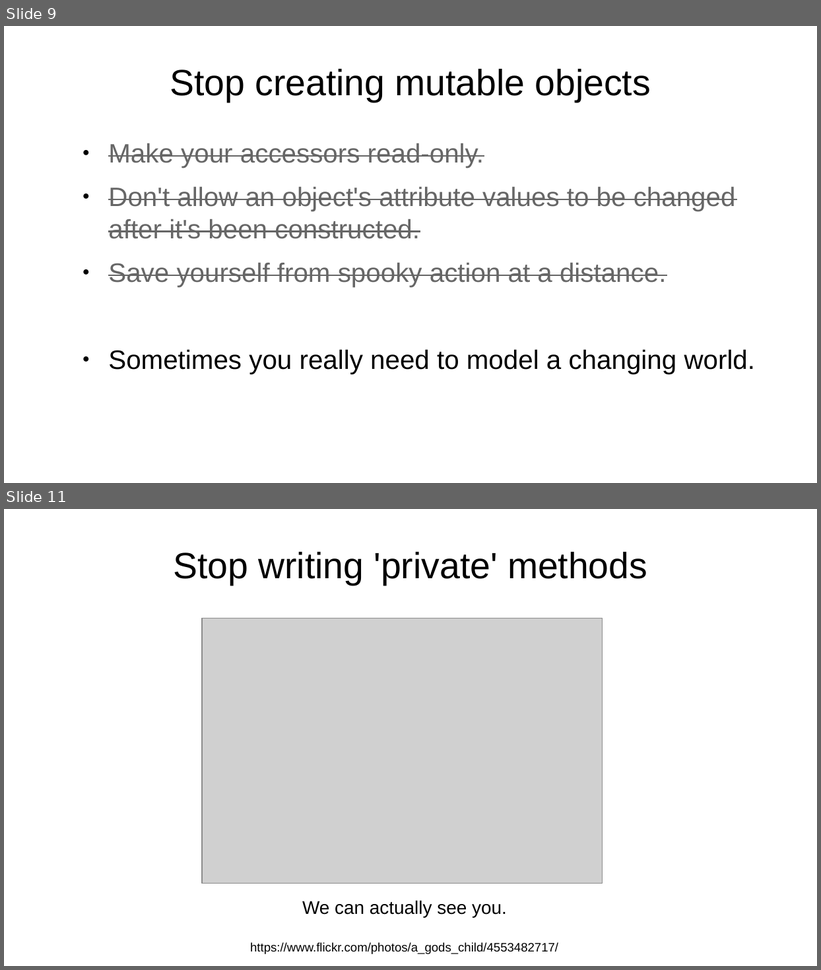
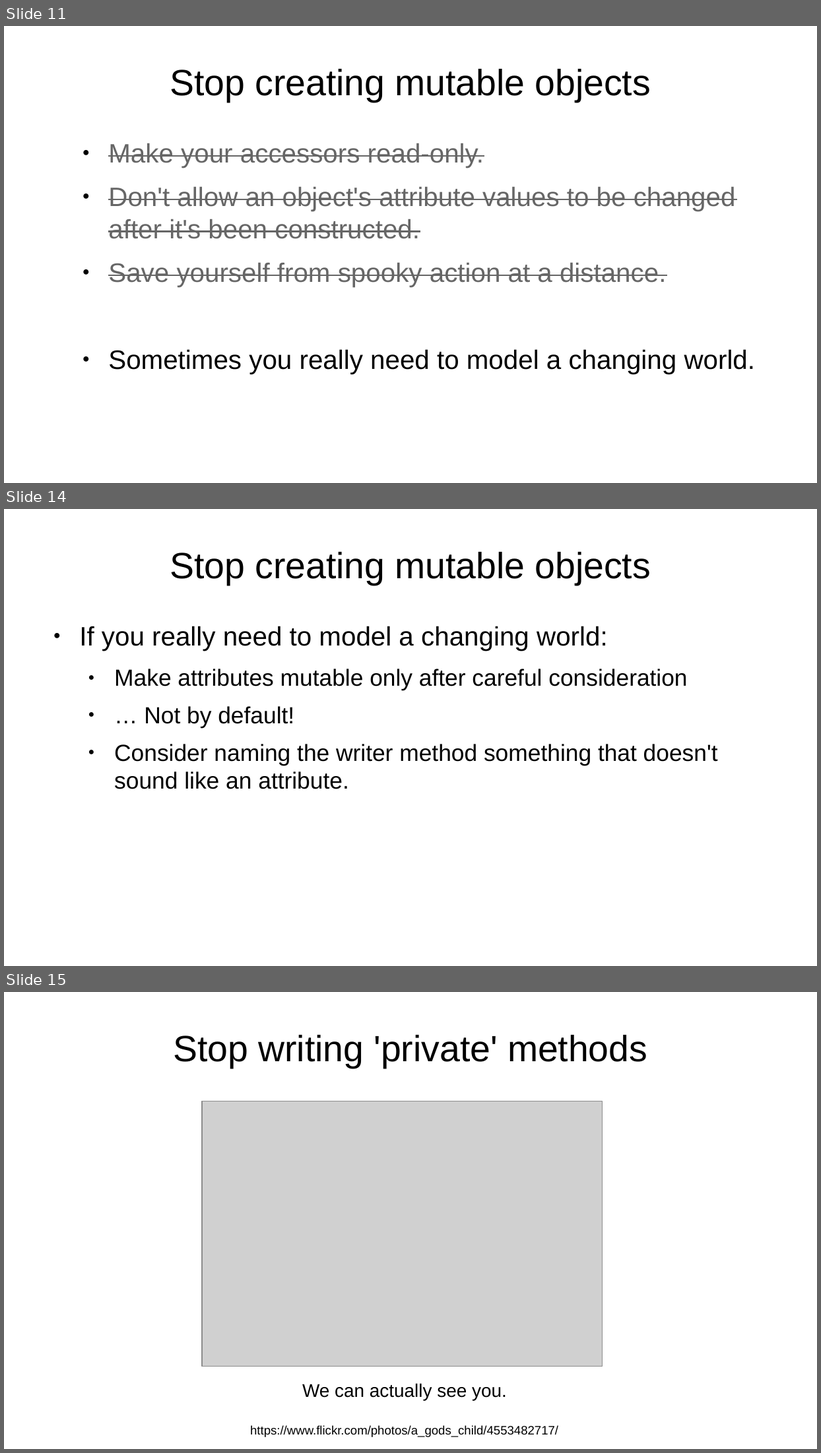
Before and after one commit to tobyink/docs-modern-oop, a slide deck: talks/three-weird-tricks/presentation.odp. Shown one above the other, each under a label of ours: slides 9 and 11 before the commit, slides 11, 14 and 15 after it; the slides between them are not shown. The pictures are 821x970 and 821x1453 pixels, drawn with LibreOffice and Linux fonts; fonts in the diff are those of the drawing; grey boxes stand for pictures; background and template pictures are left out. Boxes give left, top, right and bottom in pixels: in the first picture for what was removed or moved away, otherwise in the second. Text is boxed around its words. In the diff, an @@ line names an element or a change of style, - is before the commit and + after.

```diff
--- a/talks/three-weird-tricks/presentation.odp
+++ b/talks/three-weird-tricks/presentation.odp
@@ slide 14 added at (x1=4, y1=509, x2=817, y2=966), background picture (left out) @@
@@ title added at (x1=170, y1=552, x2=651, y2=586), 35.7 pt, text #000000 @@
+Stop creating mutable objects
@@ text added at (x1=79, y1=626, x2=718, y2=789), 22.8 pt, text #000000 @@
+● If you really need to model a changing world:
+  ● Make attributes mutable only after careful consideration
+  ● … Not by default!
+  ● Consider naming the writer method something that doesn't sound like an attribute.
@@ what was slide 9 is now slide 11 @@
@@ what was slide 11 is now slide 15 @@
```
Also in this commit, not shown: 2 slides changed, 3 other slides added.
